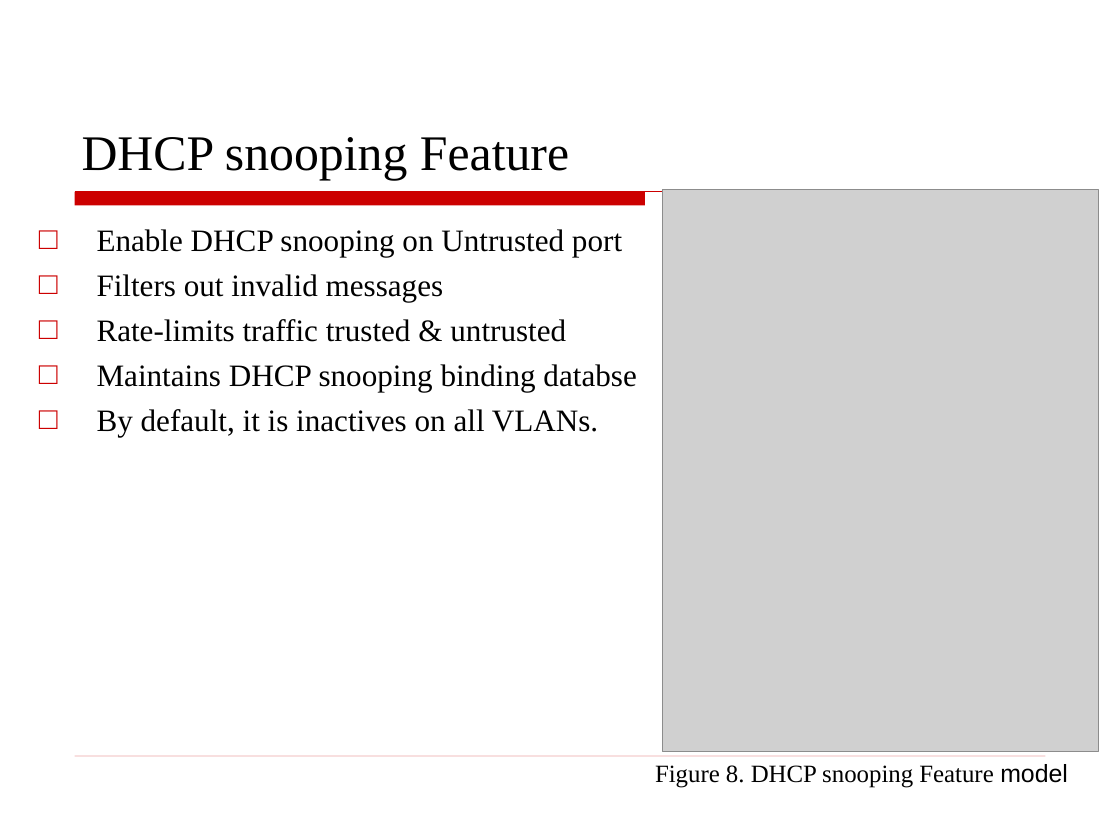
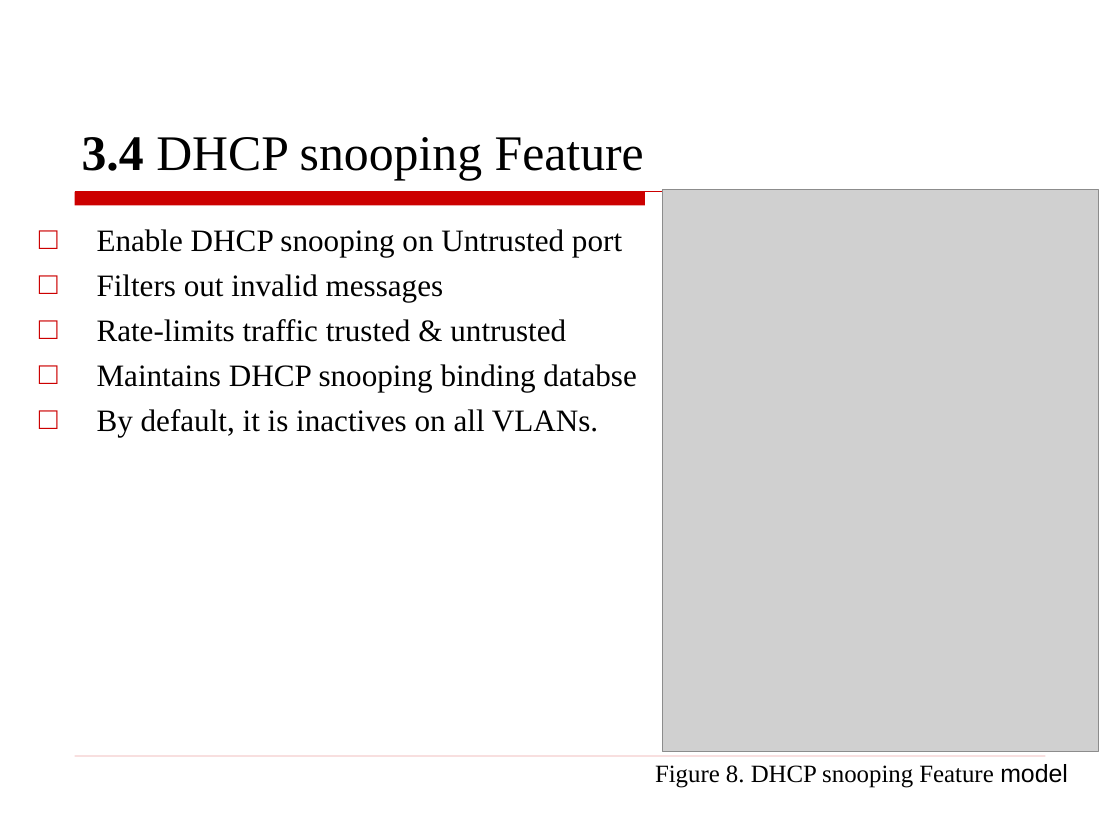
Before and after one commit to huynhlinh112/Test, a slide deck: slide 45 of DHCP.ppt (slide 34 before the commit). Drawn at 1120x840 pixels with LibreOffice and Linux fonts; fonts in the diff are those of the drawing; grey boxes stand for pictures; background and template pictures are left out. Boxes give left, top, right and bottom in pixels: in the first picture for what was removed or moved away, otherwise in the second. Text is boxed around its words. In the diff, an @@ line names an element or a change of style, - is before the commit and + after.

```diff
--- a/DHCP.ppt
+++ b/DHCP.ppt
@@ title at <box>82,137,644,180</box>: text changed @@
-DHCP snooping Feature
+3.4 DHCP snooping Feature
```
Also in this commit, not shown: 20 other slides changed, 22 slides added, 6 slides removed.
